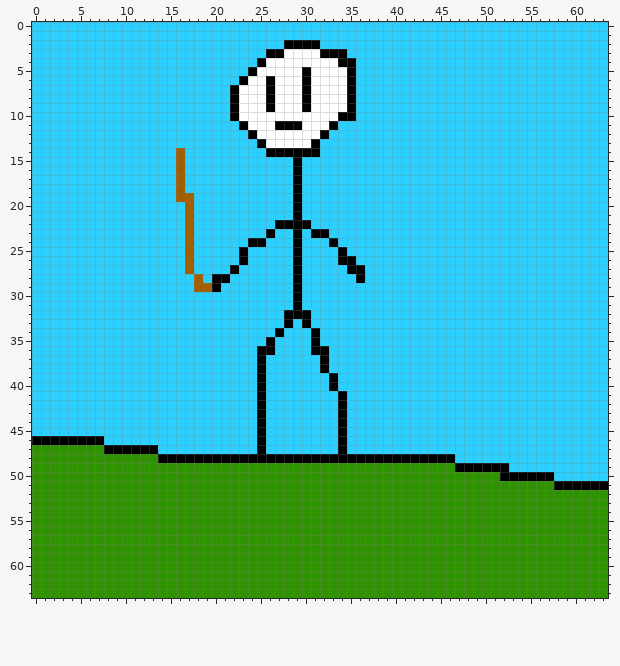
Pixel-art sprite -- enemy.png. That is the earlier state.
The file is 64x64 pixels.
After:
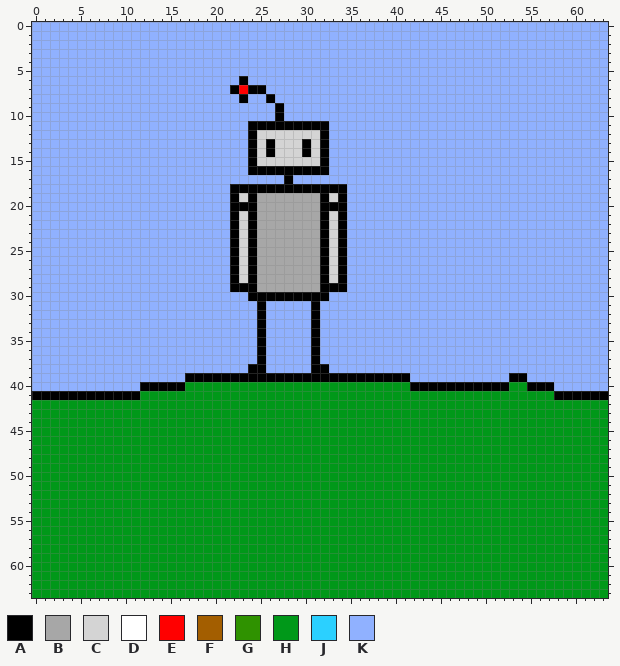
Palette (. is transparent): A #000000  B #a7a7a7  C #d4d4d4  D #ffffff  E #ff0000  F #a35e00  G #2f9200  H #009819  J #2bd0ff  K #90b1ff
The exact change:
Changed rows in their new state; - is an unchanged pixel.
first column x 0:
 0 KKKKKKKKKKKKKKKKKKKKKKKKKKKKKKKKKKKKKKKKKKKKKKKKKKKKKKKKKKKKKKKK
 1 KKKKKKKKKKKKKKKKKKKKKKKKKKKKKKKKKKKKKKKKKKKKKKKKKKKKKKKKKKKKKKKK
 2 KKKKKKKKKKKKKKKKKKKKKKKKKKKKKKKKKKKKKKKKKKKKKKKKKKKKKKKKKKKKKKKK
 3 KKKKKKKKKKKKKKKKKKKKKKKKKKKKKKKKKKKKKKKKKKKKKKKKKKKKKKKKKKKKKKKK
 4 KKKKKKKKKKKKKKKKKKKKKKKKKKKKKKKKKKKKKKKKKKKKKKKKKKKKKKKKKKKKKKKK
 5 KKKKKKKKKKKKKKKKKKKKKKKKKKKKKKKKKKKKKKKKKKKKKKKKKKKKKKKKKKKKKKKK
 6 KKKKKKKKKKKKKKKKKKKKKKK-KKKKKKKKKKKKKKKKKKKKKKKKKKKKKKKKKKKKKKKK
 7 KKKKKKKKKKKKKKKKKKKKKK-EAAKKKKKKKKKKKKKKKKKKKKKKKKKKKKKKKKKKKKKK
 8 KKKKKKKKKKKKKKKKKKKKKKKAKK-KKKKKKKKKKKKKKKKKKKKKKKKKKKKKKKKKKKKK
 9 KKKKKKKKKKKKKKKKKKKKKKKKKKKAKKKKKKKKKKKKKKKKKKKKKKKKKKKKKKKKKKKK
10 KKKKKKKKKKKKKKKKKKKKKKKKKKKAKKKKKKKKKKKKKKKKKKKKKKKKKKKKKKKKKKKK
11 KKKKKKKKKKKKKKKKKKKKKKKKAAA---AAAKKKKKKKKKKKKKKKKKKKKKKKKKKKKKKK
12 KKKKKKKKKKKKKKKKKKKKKKKK-CCCCCCC-KKKKKKKKKKKKKKKKKKKKKKKKKKKKKKK
13 KKKKKKKKKKKKKKKKKKKKKKKKACACCCACAKKKKKKKKKKKKKKKKKKKKKKKKKKKKKKK
14 KKKKKKKKKKKKKKKKKKKKKKKKAC-CCC-CAKKKKKKKKKKKKKKKKKKKKKKKKKKKKKKK
15 KKKKKKKKKKKKKKKKKKKKKKKKACCCCCCCAKKKKKKKKKKKKKKKKKKKKKKKKKKKKKKK
16 KKKKKKKKKKKKKKKKKKKKKKKKAAAAA-AAAKKKKKKKKKKKKKKKKKKKKKKKKKKKKKKK
17 KKKKKKKKKKKKKKKKKKKKKKKKKKKKAKKKKKKKKKKKKKKKKKKKKKKKKKKKKKKKKKKK
18 KKKKKKKKKKKKKKKKKKKKKKAAAAAAA-AAAAAKKKKKKKKKKKKKKKKKKKKKKKKKKKKK
19 KKKKKKKKKKKKKKKKKKKKKKACABBBBBBBACAKKKKKKKKKKKKKKKKKKKKKKKKKKKKK
20 KKKKKKKKKKKKKKKKKKKKKKAAABBBBBBBAAAKKKKKKKKKKKKKKKKKKKKKKKKKKKKK
21 KKKKKKKKKKKKKKKKKKKKKKACABBBBBBBACAKKKKKKKKKKKKKKKKKKKKKKKKKKKKK
22 KKKKKKKKKKKKKKKKKKKKKKACABBBBBBBACAKKKKKKKKKKKKKKKKKKKKKKKKKKKKK
23 KKKKKKKKKKKKKKKKKKKKKKACABBBBBBB-CAKKKKKKKKKKKKKKKKKKKKKKKKKKKKK
24 KKKKKKKKKKKKKKKKKKKKKKAC-BBBBBBBACAKKKKKKKKKKKKKKKKKKKKKKKKKKKKK
25 KKKKKKKKKKKKKKKKKKKKKKACABBBBBBBAC-KKKKKKKKKKKKKKKKKKKKKKKKKKKKK
26 KKKKKKKKKKKKKKKKKKKKKKACABBBBBBBAC-KKKKKKKKKKKKKKKKKKKKKKKKKKKKK
27 KKKKKKKKKKKKKKKKKKKKKK-CABBBBBBBACAKKKKKKKKKKKKKKKKKKKKKKKKKKKKK
28 KKKKKKKKKKKKKKKKKKKKKKACABBBBBBBACAKKKKKKKKKKKKKKKKKKKKKKKKKKKKK
29 KKKKKKKKKKKKKKKKKKKKKKAAABBBBBBBAAAKKKKKKKKKKKKKKKKKKKKKKKKKKKKK
30 KKKKKKKKKKKKKKKKKKKKKKKKAAAAA-AAAKKKKKKKKKKKKKKKKKKKKKKKKKKKKKKK
31 KKKKKKKKKKKKKKKKKKKKKKKKKAKKKKKAKKKKKKKKKKKKKKKKKKKKKKKKKKKKKKKK
32 KKKKKKKKKKKKKKKKKKKKKKKKKAKKKKKAKKKKKKKKKKKKKKKKKKKKKKKKKKKKKKKK
33 KKKKKKKKKKKKKKKKKKKKKKKKKAKKKKKAKKKKKKKKKKKKKKKKKKKKKKKKKKKKKKKK
34 KKKKKKKKKKKKKKKKKKKKKKKKKAKKKKK-KKKKKKKKKKKKKKKKKKKKKKKKKKKKKKKK
35 KKKKKKKKKKKKKKKKKKKKKKKKKAKKKKK-KKKKKKKKKKKKKKKKKKKKKKKKKKKKKKKK
36 KKKKKKKKKKKKKKKKKKKKKKKKK-KKKKK-KKKKKKKKKKKKKKKKKKKKKKKKKKKKKKKK
37 KKKKKKKKKKKKKKKKKKKKKKKKK-KKKKKAKKKKKKKKKKKKKKKKKKKKKKKKKKKKKKKK
38 KKKKKKKKKKKKKKKKKKKKKKKKA-KKKKKA-KKKKKKKKKKKKKKKKKKKKKKKKKKKKKKK
39 KKKKKKKKKKKKKKKKKAAAAAAAA-AAAAAAA-AAAAAAAAKKKKKKKKKKKAAKKKKKKKKK
40 KKKKKKKKKKKKAAAAAHHHHHHHHHHHHHHHHHHHHHHHHHAAAAAAAAAAAHHAAAKKKKKK
41 AAAAAAAAAAAAHHHHHHHHHHHHHHHHHHHHHHHHHHHHHHHHHHHHHHHHHHHHHHAAAAAA
42 HHHHHHHHHHHHHHHHHHHHHHHHHHHHHHHHHHHHHHHHHHHHHHHHHHHHHHHHHHHHHHHH
43 HHHHHHHHHHHHHHHHHHHHHHHHHHHHHHHHHHHHHHHHHHHHHHHHHHHHHHHHHHHHHHHH
44 HHHHHHHHHHHHHHHHHHHHHHHHHHHHHHHHHHHHHHHHHHHHHHHHHHHHHHHHHHHHHHHH
45 HHHHHHHHHHHHHHHHHHHHHHHHHHHHHHHHHHHHHHHHHHHHHHHHHHHHHHHHHHHHHHHH
46 HHHHHHHHHHHHHHHHHHHHHHHHHHHHHHHHHHHHHHHHHHHHHHHHHHHHHHHHHHHHHHHH
47 HHHHHHHHHHHHHHHHHHHHHHHHHHHHHHHHHHHHHHHHHHHHHHHHHHHHHHHHHHHHHHHH
48 HHHHHHHHHHHHHHHHHHHHHHHHHHHHHHHHHHHHHHHHHHHHHHHHHHHHHHHHHHHHHHHH
49 HHHHHHHHHHHHHHHHHHHHHHHHHHHHHHHHHHHHHHHHHHHHHHHHHHHHHHHHHHHHHHHH
50 HHHHHHHHHHHHHHHHHHHHHHHHHHHHHHHHHHHHHHHHHHHHHHHHHHHHHHHHHHHHHHHH
51 HHHHHHHHHHHHHHHHHHHHHHHHHHHHHHHHHHHHHHHHHHHHHHHHHHHHHHHHHHHHHHHH
52 HHHHHHHHHHHHHHHHHHHHHHHHHHHHHHHHHHHHHHHHHHHHHHHHHHHHHHHHHHHHHHHH
53 HHHHHHHHHHHHHHHHHHHHHHHHHHHHHHHHHHHHHHHHHHHHHHHHHHHHHHHHHHHHHHHH
54 HHHHHHHHHHHHHHHHHHHHHHHHHHHHHHHHHHHHHHHHHHHHHHHHHHHHHHHHHHHHHHHH
55 HHHHHHHHHHHHHHHHHHHHHHHHHHHHHHHHHHHHHHHHHHHHHHHHHHHHHHHHHHHHHHHH
56 HHHHHHHHHHHHHHHHHHHHHHHHHHHHHHHHHHHHHHHHHHHHHHHHHHHHHHHHHHHHHHHH
57 HHHHHHHHHHHHHHHHHHHHHHHHHHHHHHHHHHHHHHHHHHHHHHHHHHHHHHHHHHHHHHHH
58 HHHHHHHHHHHHHHHHHHHHHHHHHHHHHHHHHHHHHHHHHHHHHHHHHHHHHHHHHHHHHHHH
59 HHHHHHHHHHHHHHHHHHHHHHHHHHHHHHHHHHHHHHHHHHHHHHHHHHHHHHHHHHHHHHHH
60 HHHHHHHHHHHHHHHHHHHHHHHHHHHHHHHHHHHHHHHHHHHHHHHHHHHHHHHHHHHHHHHH
61 HHHHHHHHHHHHHHHHHHHHHHHHHHHHHHHHHHHHHHHHHHHHHHHHHHHHHHHHHHHHHHHH
62 HHHHHHHHHHHHHHHHHHHHHHHHHHHHHHHHHHHHHHHHHHHHHHHHHHHHHHHHHHHHHHHH
63 HHHHHHHHHHHHHHHHHHHHHHHHHHHHHHHHHHHHHHHHHHHHHHHHHHHHHHHHHHHHHHHH
Pixel boxes of the changes (left, top, right, bottom) in both pictures:
changed: (32, 22, 608, 598)
